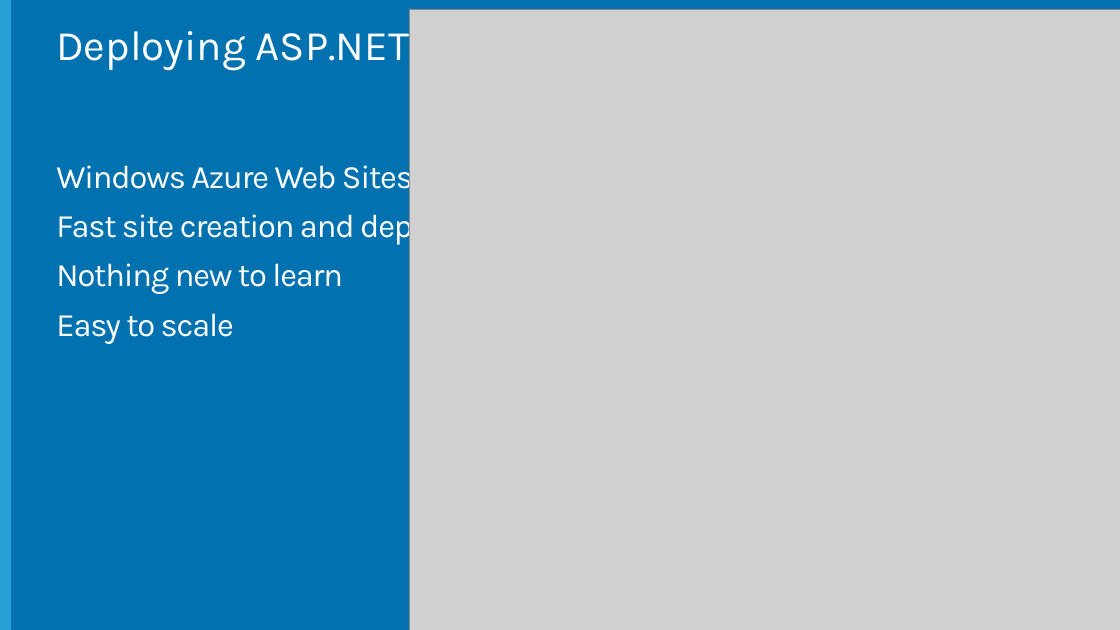
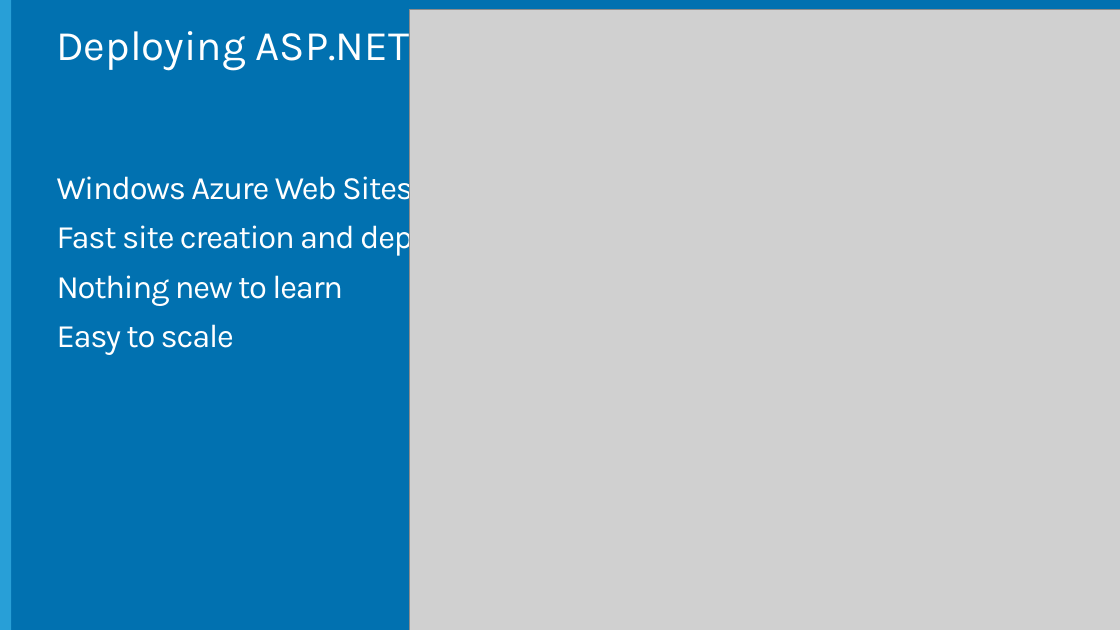
Before and after one commit to Microsoft-Web/DECK-Keynote, a slide deck: slide 7 of 1-Keynote.pptx. Drawn at 1120x630 pixels with LibreOffice and Linux fonts; fonts in the diff are those of the drawing; grey boxes stand for pictures; background and template pictures are left out. Boxes give left, top, right and bottom in pixels: in the first picture for what was removed or moved away, otherwise in the second. Text is boxed around its words. In the diff, an @@ line names an element or a change of style, - is before the commit and + after.

```diff
--- a/1-Keynote.pptx
+++ b/1-Keynote.pptx
@@ text "Windows Azure Web Sites (10 ...": place and size @@
-text "Windows Azure Web Sites (10 ..." at (56, 159, 526, 344)
+text "Windows Azure Web Sites (10 ..." at (57, 170, 526, 355)
```
Also in this commit, not shown: 6 other slides changed, 2 slides added, 1 other file.
